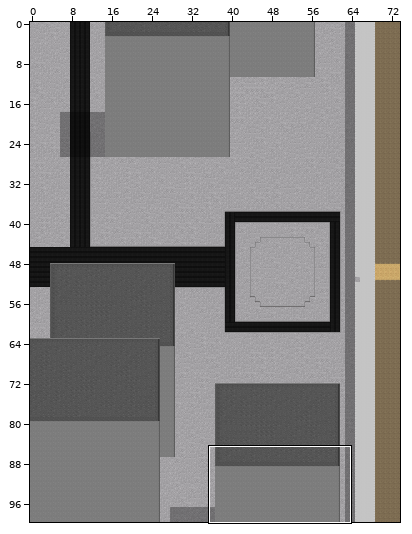
An edit to a level. Tiled map (JSON), main/resources/worlds/CityEntrySquare.json. The first picture is a wide view before the edit; the outline marks the close-up.
Close-up. Earlier state:
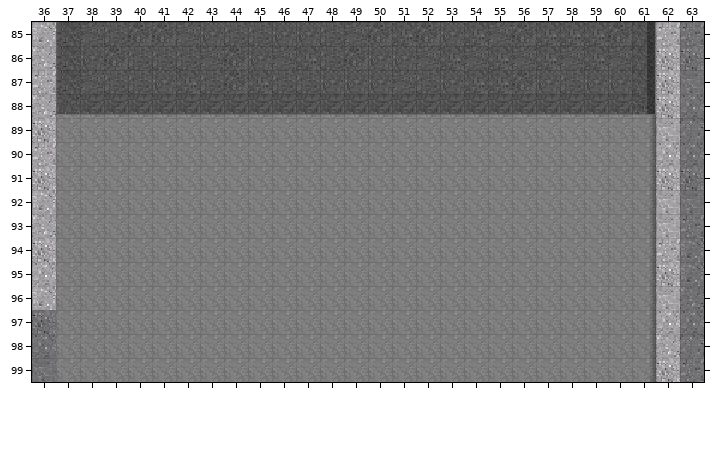
Cells are 16x16 px. Shown: x 36..63, y 85..99. The commit also changed other parts of the map, which this record leaves out.
The same view after the edit:
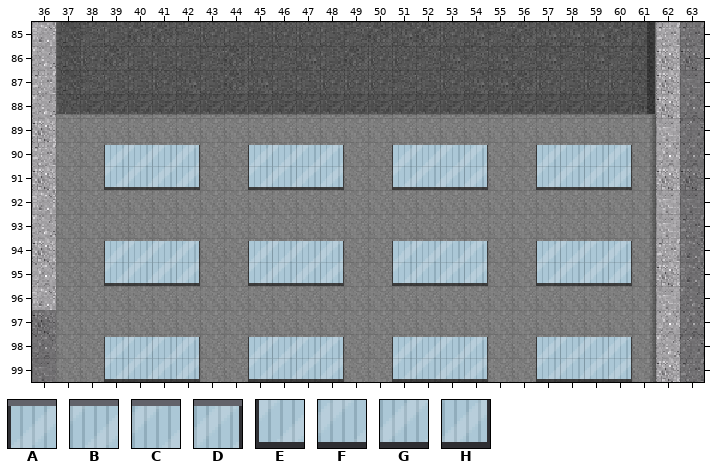
Key: from "Window4_tilesheet": A 0, B 1, C 2, D 3, E 4, F 5, G 6, H 7.
_ is an empty cell.
Tiles of an added or newly shown layer are drawn over the layers below it.
From old to new:
Layer "windows" (added):
y 90: x 39..42 ____ -> ABCD; x 45..48 ____ -> ABCD; x 51..54 ____ -> ABCD; x 57..60 ____ -> ABCD
y 91: x 39..42 ____ -> EFGH; x 45..48 ____ -> EFGH; x 51..54 ____ -> EFGH; x 57..60 ____ -> EFGH
y 94: x 39..42 ____ -> ABCD; x 45..48 ____ -> ABCD; x 51..54 ____ -> ABCD; x 57..60 ____ -> ABCD
y 95: x 39..42 ____ -> EFGH; x 45..48 ____ -> EFGH; x 51..54 ____ -> EFGH; x 57..60 ____ -> EFGH
y 98: x 39..42 ____ -> ABCD; x 45..48 ____ -> ABCD; x 51..54 ____ -> ABCD; x 57..60 ____ -> ABCD
y 99: x 39..42 ____ -> EFGH; x 45..48 ____ -> EFGH; x 51..54 ____ -> EFGH; x 57..60 ____ -> EFGH
